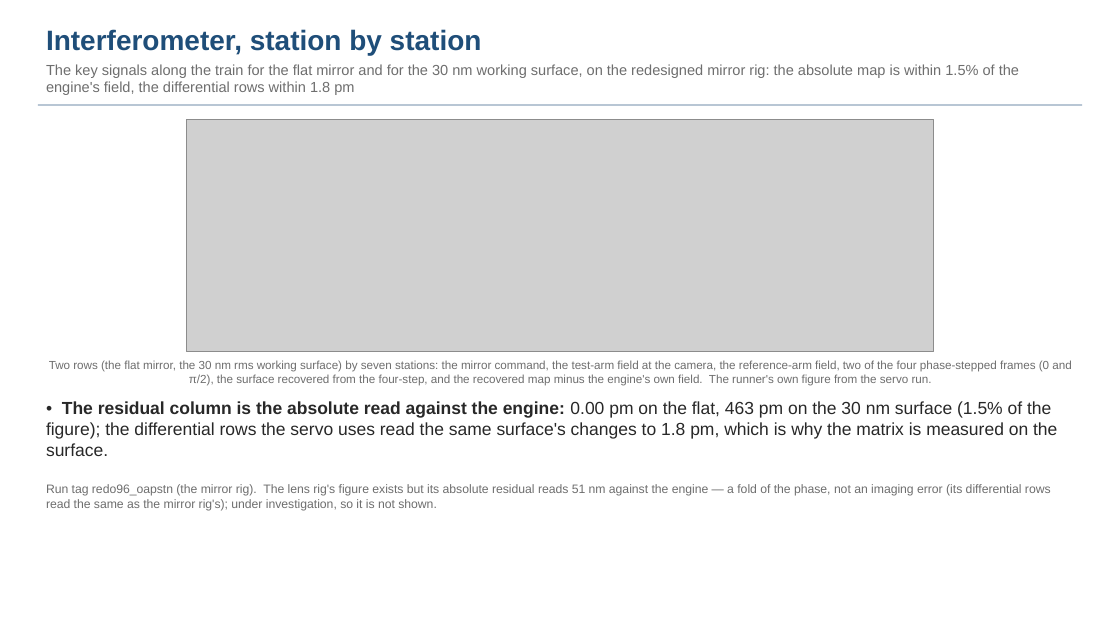
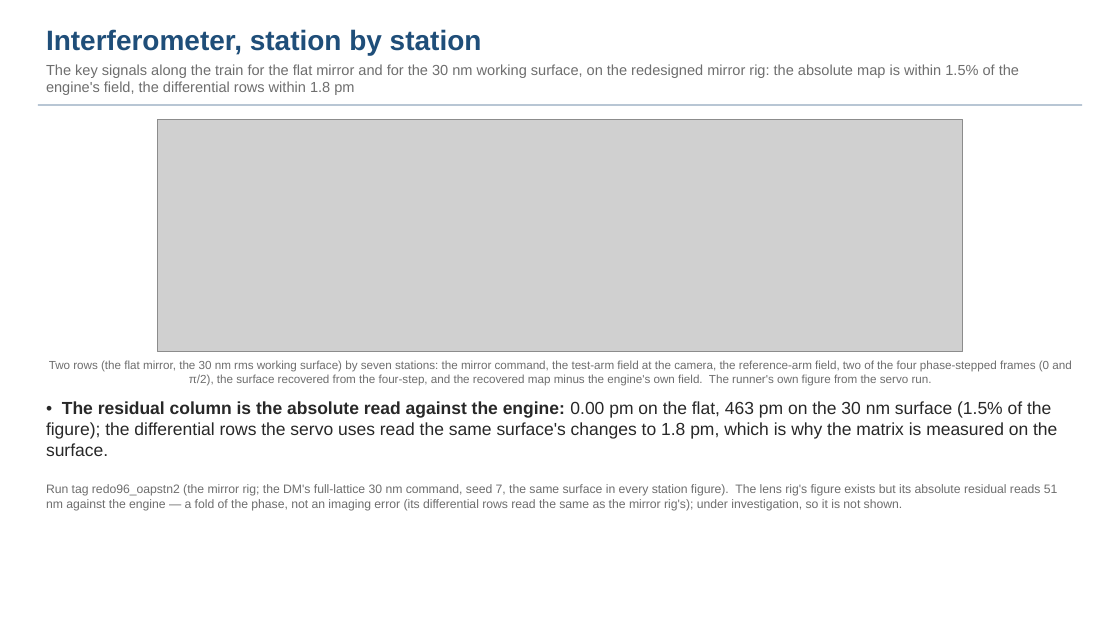
Before and after one commit to nasa-jpl/macos, a slide deck: slide 13 of demo_session/deck_gauges.pptx. Drawn at 1120x630 pixels with LibreOffice and Linux fonts; fonts in the diff are those of the drawing; grey boxes stand for pictures. Boxes give left, top, right and bottom in pixels: in the first picture for what was removed or moved away, otherwise in the second. Text is boxed around its words. In the diff, an @@ line names an element or a change of style, - is before the commit and + after.

```diff
--- a/demo_session/deck_gauges.pptx
+++ b/demo_session/deck_gauges.pptx
@@ picture resized from (x1=187, y1=119, x2=934, y2=352) to (x1=157, y1=119, x2=962, y2=352) @@
@@ text at (x1=46, y1=484, x2=1058, y2=511): text changed @@
-Run tag redo96_oapstn (the mirror rig). The lens rig's figure exists but its absolute residual reads 51 nm against the engine — a fold of the phase, not an imaging error (its differential rows read the same as the mirror rig's); under investigation, so it is not shown.
+Run tag redo96_oapstn2 (the mirror rig; the DM's full-lattice 30 nm command, seed 7, the same surface in every station figure). The lens rig's figure exists but its absolute residual reads 51 nm against the engine — a fold of the phase, not an imaging error (its differential rows read the same as the mirror rig's); under investigation, so it is not shown.
```
Also in this commit, not shown: 5 other slides changed, 14 other files.
